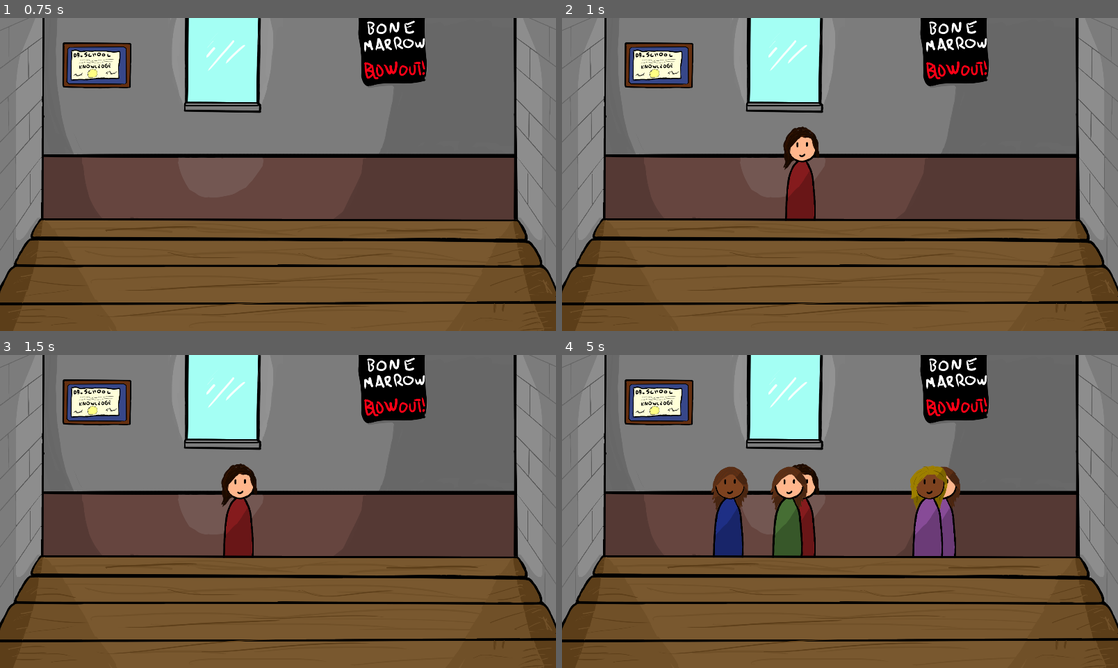
Above: before the commit, frames 1-4 (two rows, left to right).
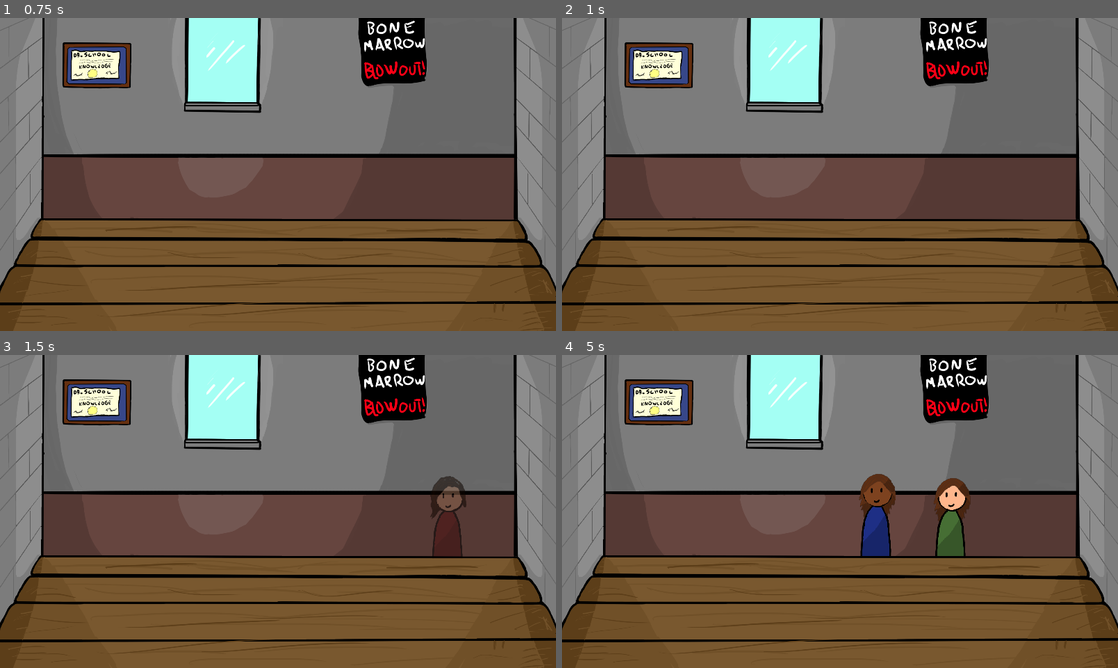
Above: after the commit, the same moments.

Repository: TylerPelaez/surgery-game
Game: Godot game, scene res://Scenes/TylerTest.tscn
Same seed, same stepped clock (60 frames per second), same inputs: the game is played once before the commit and once after it.
Inputs (mouse positions are in pixels of both pictures, inside the frame that each line leads up to):
- Up to frame 1 (0.75 s): tap Enter at 0.5 s; move the mouse to (400, 158) at 0.52 s; press the mouse at (400, 158) at 0.53 s
- Up to frame 2 (1 s): no input
- Up to frame 3 (1.5 s): move the mouse to (166, 527) at 1.27 s; release the mouse at (166, 527) at 1.28 s; click (166, 527) at 1.35 s
- Up to frame 4 (5 s): move the mouse to (895, 442) at 2.02 s; press the mouse at (895, 442) at 2.03 s; move the mouse to (812, 574) at 2.77 s; release the mouse at (812, 574) at 2.78 s; click (812, 574) at 2.85 s; tap Space at 3.5 s; move the mouse to (1006, 558) at 3.52 s; press the mouse at (1006, 558) at 3.53 s; move the mouse to (673, 464) at 4.27 s; release the mouse at (673, 464) at 4.28 s; click (673, 464) at 4.35 s

Frame 1 is identical in both runs. In frame 2, 1.5% of the frame differs, in the area x 39-47%, y 34-65%; in frame 3, 2.4%; in frame 4, 7.4%, in the area x 26-74%, y 34-65%.

Commit message:
Patient Spawning

Diff:
--- a/Patients/Patient.gd
+++ b/Patients/Patient.gd
@@ -1,4 +1,6 @@
 extends Node2D
+
+signal cured(this)
 
 const HEAD_SPRITES = [
 						preload("res://Patients/BodyParts/head1.PNG"),
@@ -30,10 +32,12 @@
 					]
 
 
-onready var body = $Body
-onready var head = $Body/Head
-onready var face = $Body/Head/Face
-onready var hair = $Body/Head/Hair
+onready var body = $ViewportContainer/Viewport/Body
+onready var head = $ViewportContainer/Viewport/Body/Head
+onready var face = $ViewportContainer/Viewport/Body/Head/Face
+onready var hair = $ViewportContainer/Viewport/Body/Head/Hair
+
+var ready = false
 
 # Called when the node enters the scene tree for the first time.
 func _ready():
@@ -44,7 +48,10 @@
 
 	pass # Replace with function body.
 
+func _on_spawn_animation_finished():
+	ready = true
 
-# Called every frame. 'delta' is the elapsed time since the previous frame.
-#func _process(delta):
-#	pass
+func _on_ViewportContainer_gui_input(event):
+	if ready and event is InputEventMouseButton:
+		emit_signal("cured", self)
+		queue_free()
--- a/Patients/Patient.tscn
+++ b/Patients/Patient.tscn
@@ -6,24 +6,101 @@
 [ext_resource path="res://Patients/BodyParts/hair6.PNG" type="Texture" id=4]
 [ext_resource path="res://Patients/Patient.gd" type="Script" id=5]
 [ext_resource path="res://Patients/PatientShadow.tres" type="Material" id=6]
+[ext_resource path="res://Patients/PatientSpawnArea.tres" type="Shape2D" id=7]
+
+[sub_resource type="Animation" id=1]
+resource_name = "Spawn"
+tracks/0/type = "value"
+tracks/0/path = NodePath(".:visible")
+tracks/0/interp = 1
+tracks/0/loop_wrap = true
+tracks/0/imported = false
+tracks/0/enabled = true
+tracks/0/keys = {
+"times": PoolRealArray( 0 ),
+"transitions": PoolRealArray( 1 ),
+"update": 1,
+"values": [ true ]
+}
+tracks/1/type = "value"
+tracks/1/path = NodePath(".:modulate")
+tracks/1/interp = 1
+tracks/1/loop_wrap = true
+tracks/1/imported = false
+tracks/1/enabled = true
+tracks/1/keys = {
+"times": PoolRealArray( 0, 0.9 ),
+"transitions": PoolRealArray( 1, 1 ),
+"update": 0,
+"values": [ Color( 0, 0, 0, 0 ), Color( 1, 1, 1, 1 ) ]
+}
+tracks/2/type = "method"
+tracks/2/path = NodePath(".")
+tracks/2/interp = 1
+tracks/2/loop_wrap = true
+tracks/2/imported = false
+tracks/2/enabled = true
+tracks/2/keys = {
+"times": PoolRealArray( 1 ),
+"transitions": PoolRealArray( 1 ),
+"values": [ {
+"args": [  ],
+"method": "_on_spawn_animation_finished"
+} ]
+}
 
 [node name="Patient" type="Node2D"]
 script = ExtResource( 5 )
 
-[node name="Body" type="Sprite" parent="."]
+[node name="Area2D" type="Area2D" parent="."]
+monitoring = false
+collision_mask = 0
+
+[node name="CollisionShape2D" type="CollisionShape2D" parent="Area2D"]
+shape = ExtResource( 7 )
+
+[node name="AnimationPlayer" type="AnimationPlayer" parent="."]
+autoplay = "Spawn"
+anims/Spawn = SubResource( 1 )
+
+[node name="ViewportContainer" type="ViewportContainer" parent="."]
+margin_left = -64.0
+margin_top = -176.0
+margin_right = 72.0
+margin_bottom = 192.0
+__meta__ = {
+"_edit_use_anchors_": false
+}
+
+[node name="Viewport" type="Viewport" parent="ViewportContainer"]
+size = Vector2( 136, 368 )
+transparent_bg = true
+handle_input_locally = false
+disable_3d = true
+usage = 0
+render_target_update_mode = 3
+
+[node name="Body" type="Sprite" parent="ViewportContainer/Viewport"]
 material = ExtResource( 6 )
 texture = ExtResource( 1 )
+centered = false
 
-[node name="Head" type="Sprite" parent="Body"]
-position = Vector2( 2, -109 )
+[node name="Head" type="Sprite" parent="ViewportContainer/Viewport/Body"]
+position = Vector2( 11.232, 23.441 )
 texture = ExtResource( 3 )
+centered = false
+offset = Vector2( 2.694, -5.622 )
 
-[node name="Face" type="Sprite" parent="Body/Head"]
+[node name="Face" type="Sprite" parent="ViewportContainer/Viewport/Body/Head"]
 position = Vector2( 0, 11.46 )
 texture = ExtResource( 2 )
+centered = false
+offset = Vector2( 32.651, 26.671 )
 
-[node name="Hair" type="Sprite" parent="Body/Head"]
+[node name="Hair" type="Sprite" parent="ViewportContainer/Viewport/Body/Head"]
 material = ExtResource( 6 )
 position = Vector2( -102.383, -80.607 )
 texture = ExtResource( 4 )
 centered = false
+offset = Vector2( 56.818, 47.577 )
+[connection signal="gui_input" from="ViewportContainer" to="." method="_on_ViewportContainer_gui_input"]
--- a/Patients/PatientGenerator.gd
+++ b/Patients/PatientGenerator.gd
@@ -2,14 +2,18 @@
 tool
 
 const PatientScene = preload("res://Patients/Patient.tscn")
+const PatientSpawnArea = preload("res://Patients/PatientSpawnArea.tres")
 
+export var max_patients = 6
 export var bounds = 10
+export var y_bounds = 10
 export var draw_debug = false
 
-
+var spawned_patients = []
 
 
 func _ready():
+	randomize()
 	set_physics_process(true)
 
 func _physics_process(delta):
@@ -18,14 +22,33 @@
 
 func _draw():
 	if draw_debug:
-		draw_line(Vector2.LEFT * bounds, Vector2.RIGHT * bounds, Color.red, 5)
+		draw_rect(Rect2(Vector2.LEFT.x * bounds, Vector2.UP.y * y_bounds, bounds * 2, y_bounds * 2), Color.red)
+
+func get_spawn_pos_x():
+	var test_offset_x = rand_range(-bounds, bounds)
+	for try in range(5):
+		var test_transform = global_transform.translated(Vector2(test_offset_x, 0))
+		if !Utils.shape_cast_would_collide(PatientSpawnArea, test_transform):
+			return global_position.x + test_offset_x
+
+		test_offset_x += PatientSpawnArea.radius
+		if test_offset_x > bounds:
+			break
+
+	return null
+
+func spawn_patient():
+	var x = get_spawn_pos_x()
+	if x != null:
+		var y = global_position.y + rand_range(-y_bounds, y_bounds)
+		var instance = Utils.instance_scene_on_main(PatientScene, Vector2(x,y))
+		instance.connect("cured", self, "on_patient_cured")
+		spawned_patients.append(instance)
 
 
-func spawn_patient():
-	var x = global_position.x + rand_range(-bounds, bounds)
-	var y = global_position.y
-	var instance = Utils.instance_scene_on_main(PatientScene, Vector2(x,y))
-
+func on_patient_cured(patient):
+	spawned_patients.erase(patient)
 
 func _on_SpawnPatientTimer_timeout():
-	spawn_patient()
+	if spawned_patients.size() < max_patients:
+		spawn_patient()
--- a/Patients/PatientGenerator.tscn
+++ b/Patients/PatientGenerator.tscn
@@ -4,6 +4,8 @@
 
 [node name="PatientGenerator" type="Node2D"]
 script = ExtResource( 1 )
+max_patients = 10
+y_bounds = 5
 
 [node name="SpawnPatientTimer" type="Timer" parent="."]
 autostart = true
--- /dev/null
+++ b/Patients/PatientSpawnArea.tres
@@ -0,0 +1,5 @@
+[gd_resource type="CapsuleShape2D" format=2]
+
+[resource]
+radius = 80.0
+height = 208.0
--- a/Scenes/TylerTest.tscn
+++ b/Scenes/TylerTest.tscn
@@ -26,5 +26,7 @@
 centered = false
 
 [node name="PatientGenerator" parent="." instance=ExtResource( 2 )]
-position = Vector2( 960, 552 )
+position = Vector2( 960, 600 )
+max_patients = 6
 bounds = 700
+y_bounds = 50
--- a/Utils.gd
+++ b/Utils.gd
@@ -8,3 +8,27 @@
 	main.add_child(instance)
 	instance.global_position = position
 	return instance
+
+
+func construct_query_params(shape: Shape2D, transform: Transform2D, mask: int = 1, exclude: Array = []) -> Physics2DShapeQueryParameters:
+	var query = Physics2DShapeQueryParameters.new()
+	query.collide_with_areas = true
+	query.set_shape(shape)
+	query.set_transform(transform)
+	query.exclude = exclude
+	query.collision_layer = mask
+	query.margin = 1.0
+	return query
+
+func shape_cast_would_collide(shape: Shape2D, transform: Transform2D, mask: int = 1):
+	var shape_result = shape_cast_get_result(shape, transform, mask)
+	if shape_result == null || shape_result.size() == 0:
+		return false
+	else:
+		return true
+
+func shape_cast_get_result(shape: Shape2D, transform: Transform2D, mask: int = 1, exclude: Array = []):
+	var space_state = get_tree().current_scene.get_world_2d().direct_space_state
+	var query = construct_query_params(shape, transform, mask, exclude)
+	var shape_result = space_state.intersect_shape(query)
+	return shape_result
--- a/project.godot
+++ b/project.godot
@@ -40,6 +40,10 @@
  ]
 }
 
+[layer_names]
+
+2d_physics/layer_1="Patient"
+
 [rendering]
 
 quality/2d/use_nvidia_rect_flicker_workaround=true
Not shown: 1 places in Patients/Patient.tscn that only renumber resources
